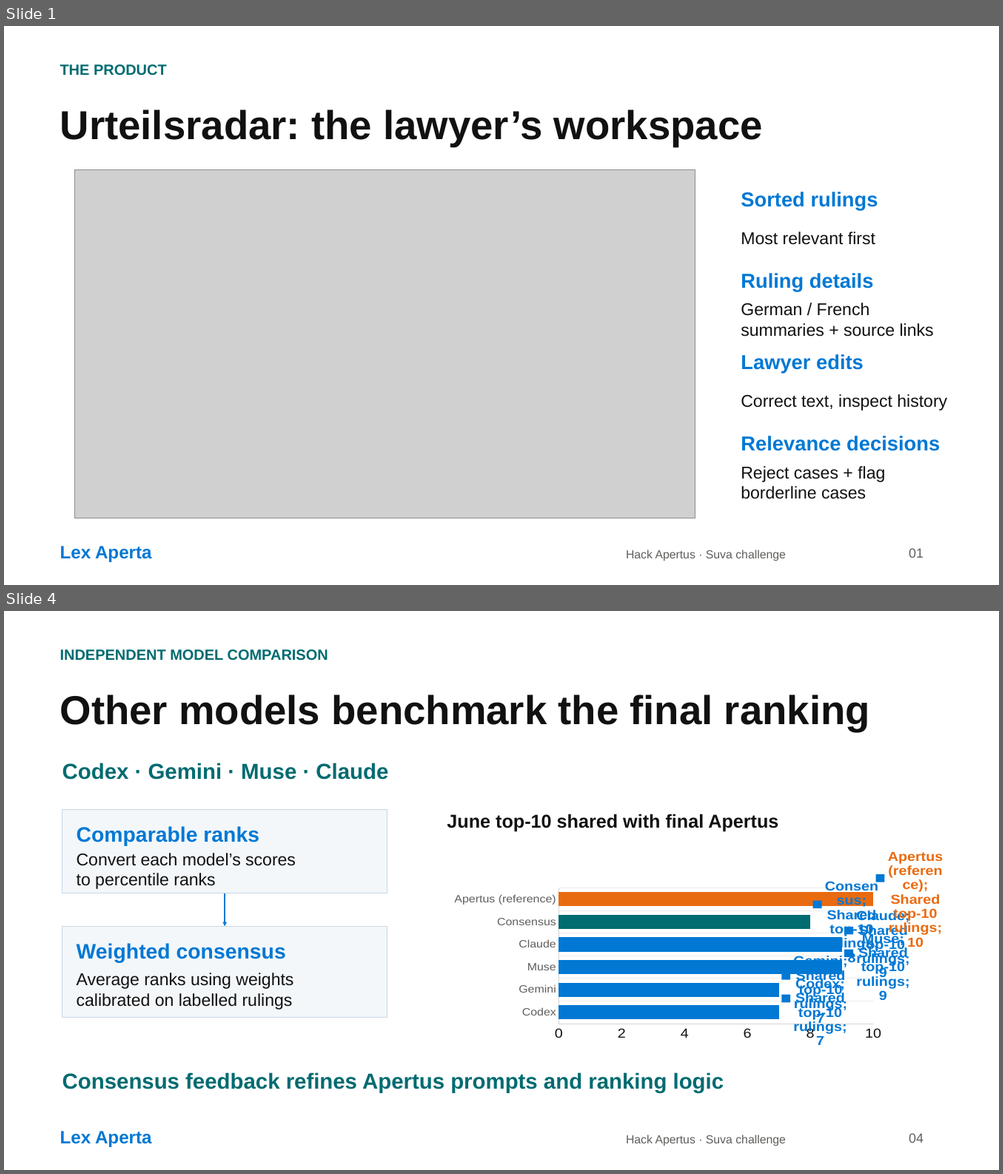
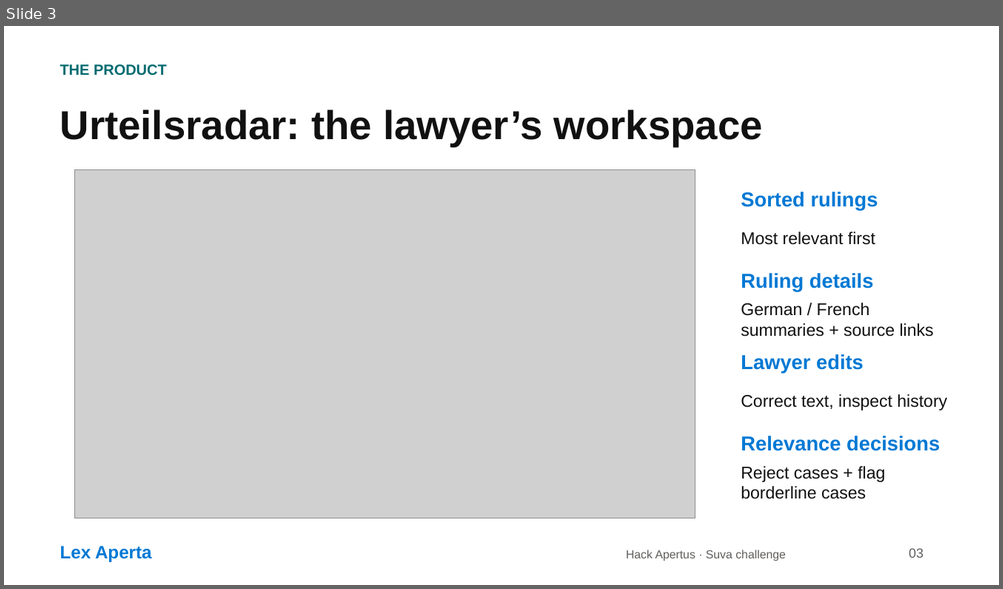
Before and after one commit to PaulPerpetual/ApertusHackathon, a slide deck: presentation/Lex_Aperta_Pitch.pptx. Shown one above the other, each under a label of ours: slides 1 and 4 before the commit, slide 3 after it; the slides between them are not shown. The pictures are 1003x1174 and 1003x589 pixels, drawn with LibreOffice and Linux fonts; fonts in the diff are those of the drawing; grey boxes stand for pictures. Boxes give left, top, right and bottom in pixels: in the first picture for what was removed or moved away, otherwise in the second. Text is boxed around its words. In the diff, an @@ line names an element or a change of style, - is before the commit and + after.

Commit message:
Restructure pitch with title, overview, benchmark and demo QR codes

```diff
--- a/presentation/Lex_Aperta_Pitch.pptx
+++ b/presentation/Lex_Aperta_Pitch.pptx
@@ slide 4 removed at [4,611,999,1170], background #FFFFFF @@
@@ text removed at [60,649,328,661] @@
-INDEPENDENT MODEL COMPARISON
@@ text removed at [60,695,870,732] @@
-Other models benchmark the final ranking
@@ text removed at [62,763,388,780] @@
-Codex · Gemini · Muse · Claude
@@ rectangle removed at [62,810,387,893] @@
@@ text removed at [77,826,259,846] @@
-Comparable ranks
@@ text removed at [447,814,778,832] @@
-June top-10 shared with final Apertus
@@ text removed at [77,853,296,889] @@
-Convert each model’s scores
-to percentile ranks
@@ bar chart removed at [446,850,943,1049] @@
-categories: Codex, Gemini, Muse, Claude, Consensus, Apertus (reference)
-Shared top-10 rulings: 7, 7, 9, 9, 8, 10
@@ arrow removed from (225, 893) to (225, 926) @@
@@ rectangle removed at [62,926,387,1017] @@
@@ text removed at [77,943,286,963] @@
-Weighted consensus
@@ text removed at [77,973,293,1010] @@
-Average ranks using weights
-calibrated on labelled rulings
@@ text removed at [62,1073,724,1093] @@
-Consensus feedback refines Apertus prompts and ranking logic
@@ text removed at [60,1131,152,1147] @@
-Lex Aperta
@@ text removed at [626,1135,785,1147] @@
-Hack Apertus · Suva challenge
@@ text removed at [908,1133,923,1143] @@
-04
@@ what was slide 1 is now slide 3 @@
@@ slide 3 changed as well @@
@@ text at [908,548,923,558]: text changed @@
-01
+03
```
Also in this commit, not shown: 4 other slides changed, 2 slides added, 1 other slide removed, 9 other files.
